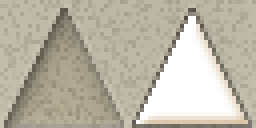
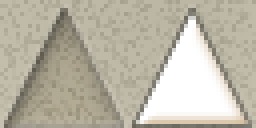
Revision of a layered (256, 128) image; what changed, layer by layer:
painted on "Rocks" over [136, 12, 248, 124]
painted on "Bubbles" over [4, 8, 252, 124]
